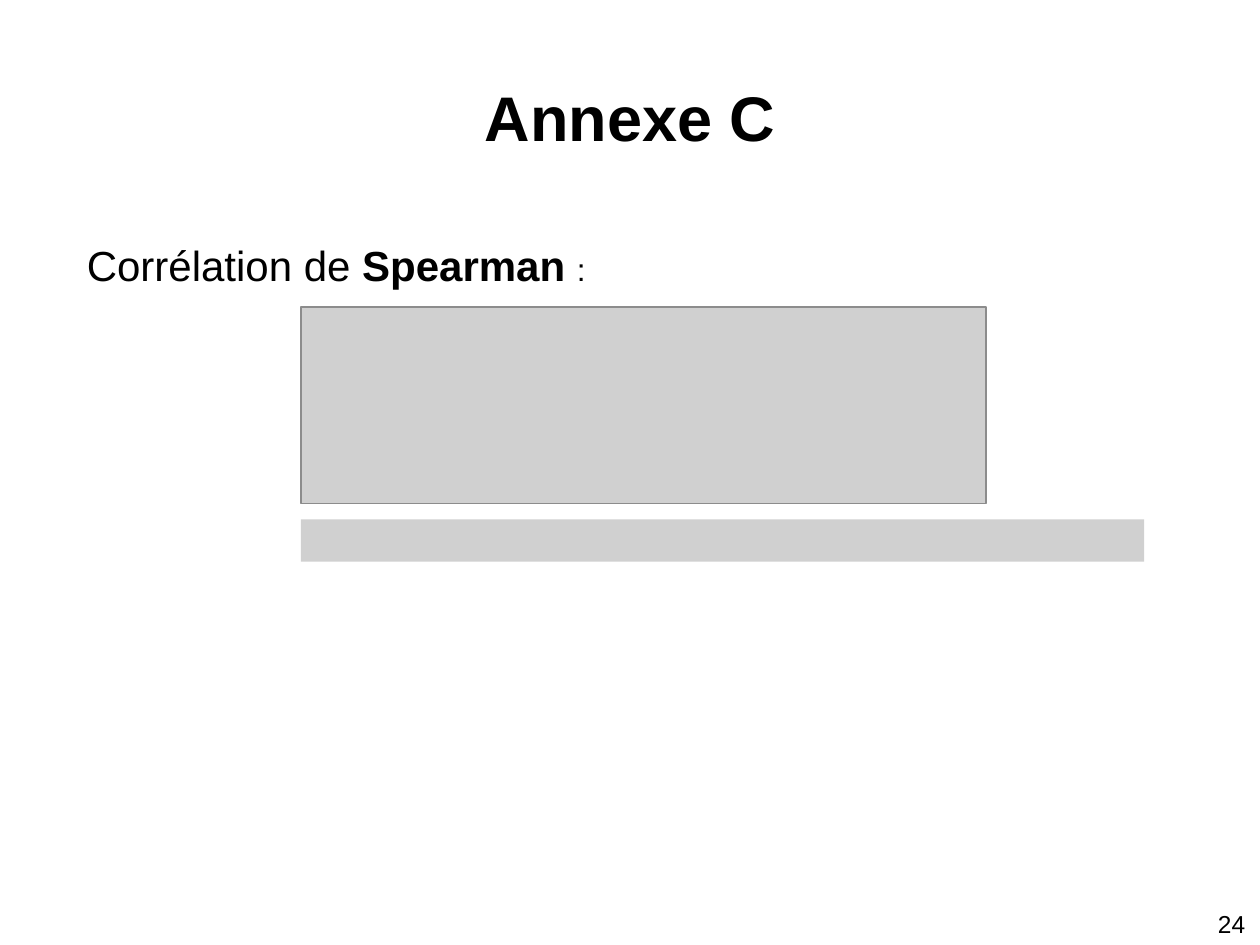
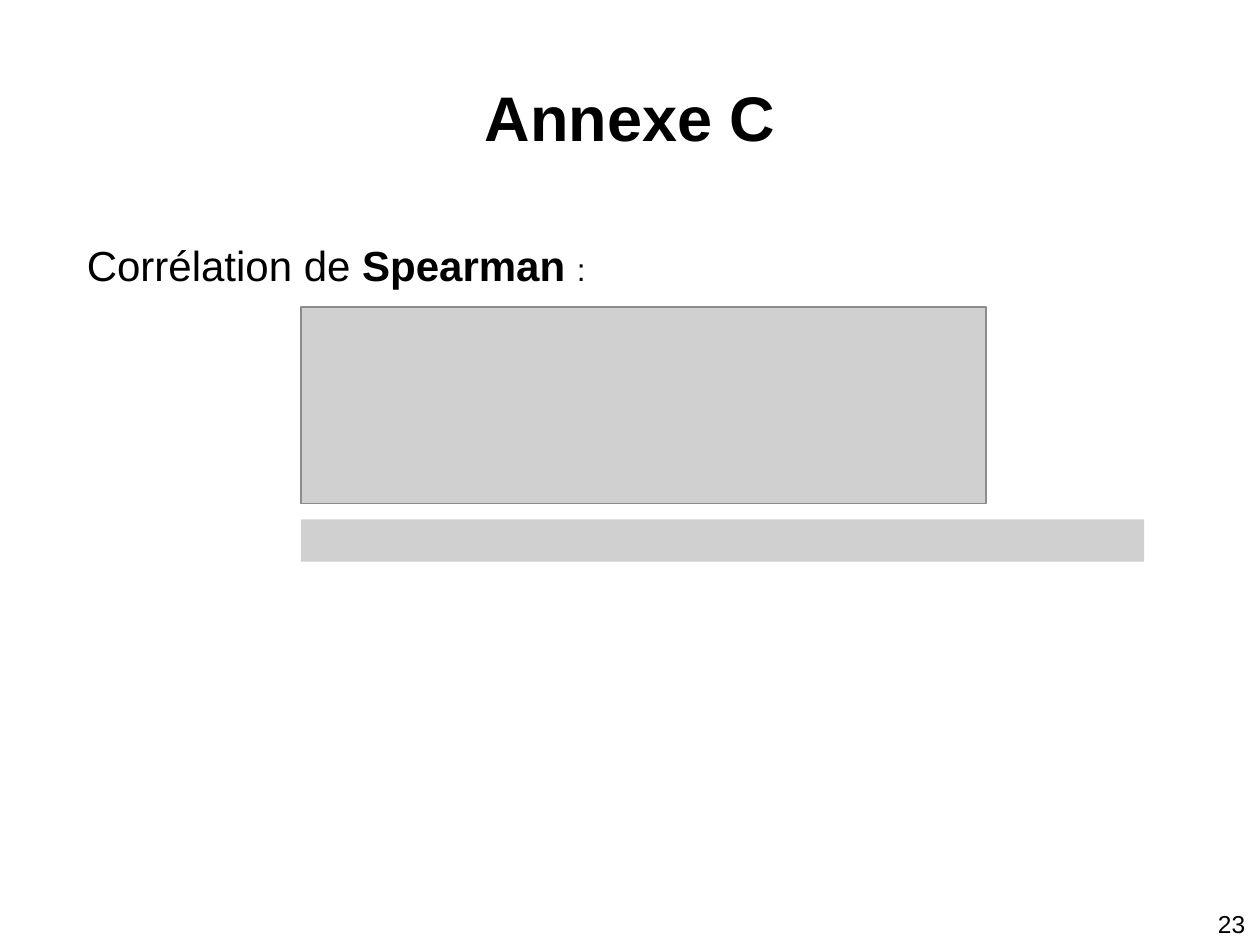
Before and after one commit to stonesong/Stage, a slide deck: slide 23 of presentation/presStageM2.pptx (slide 24 before the commit). Drawn at 1260x945 pixels with LibreOffice and Linux fonts; fonts in the diff are those of the drawing; grey boxes stand for pictures. Boxes give left, top, right and bottom in pixels: in the first picture for what was removed or moved away, otherwise in the second. Text is boxed around its words. In the diff, an @@ line names an element or a change of style, - is before the commit and + after.

```diff
--- a/presentation/presStageM2.pptx
+++ b/presentation/presStageM2.pptx
@@ text at bbox=[1218, 916, 1245, 934]: text changed @@
-24
+23
```
Also in this commit, not shown: 8 other slides changed, 1 slide removed, 2 other files.
